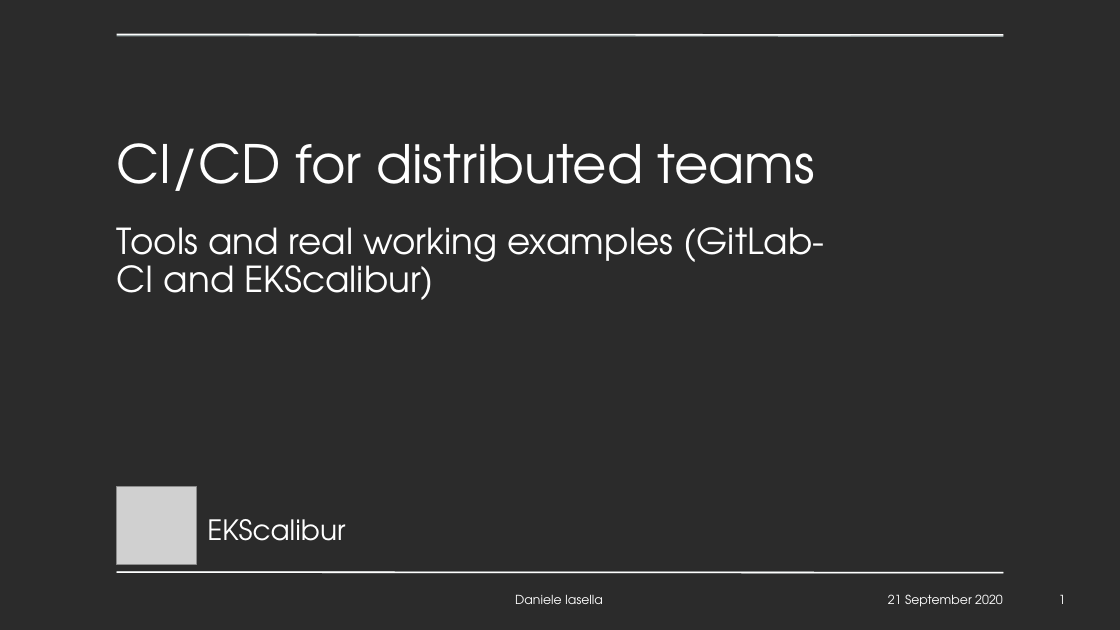
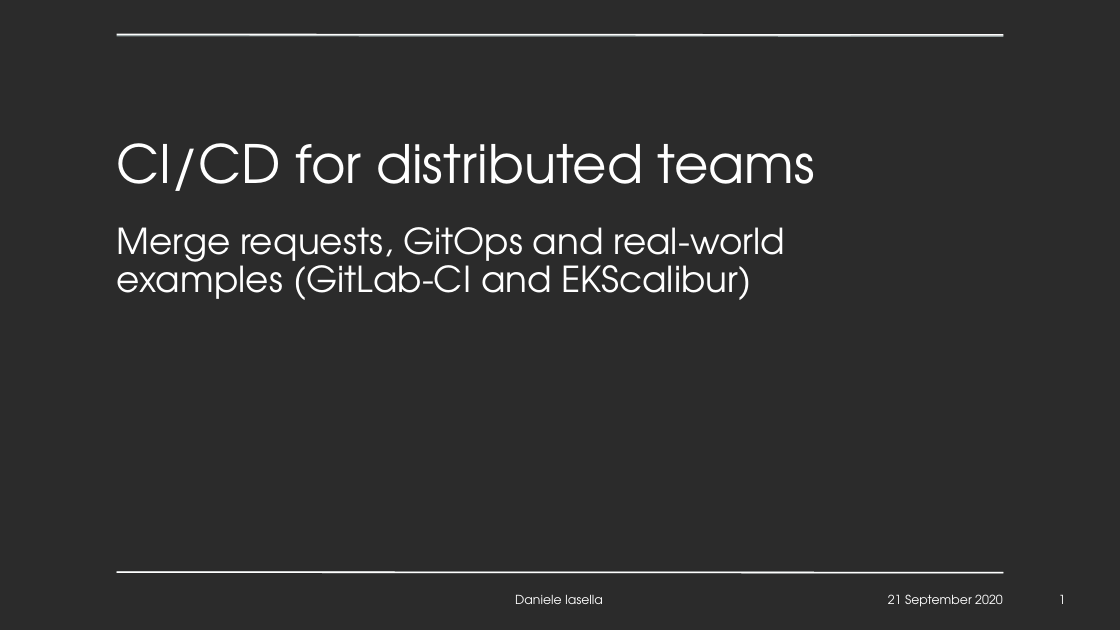
Before and after one commit to overbit/presentations, a slide deck: slide 1 of CICD for distributed teams.pptx. Drawn at 1120x630 pixels with LibreOffice and Linux fonts; fonts in the diff are those of the drawing; grey boxes stand for pictures; background and template pictures are left out; a plain dark background stands for a picture behind light text. Boxes give left, top, right and bottom in pixels: in the first picture for what was removed or moved away, otherwise in the second. Text is boxed around its words. In the diff, an @@ line names an element or a change of style, - is before the commit and + after.

Commit message:
Update WIP CICD for distributed teams, merge requests and gitops

```diff
--- a/CICD for distributed teams.pptx
+++ b/CICD for distributed teams.pptx
@@ subtitle at [117, 227, 785, 300]: text changed @@
-Tools and real working examples (GitLab-CI and EKScalibur)
+Merge requests, GitOps and real-world examples (GitLab-CI and EKScalibur)
@@ picture removed at [116, 487, 196, 564] @@
@@ text removed at [207, 519, 345, 541] @@
-EKScalibur
```
Also in this commit, not shown: 4 other slides changed, 2 slides added.
